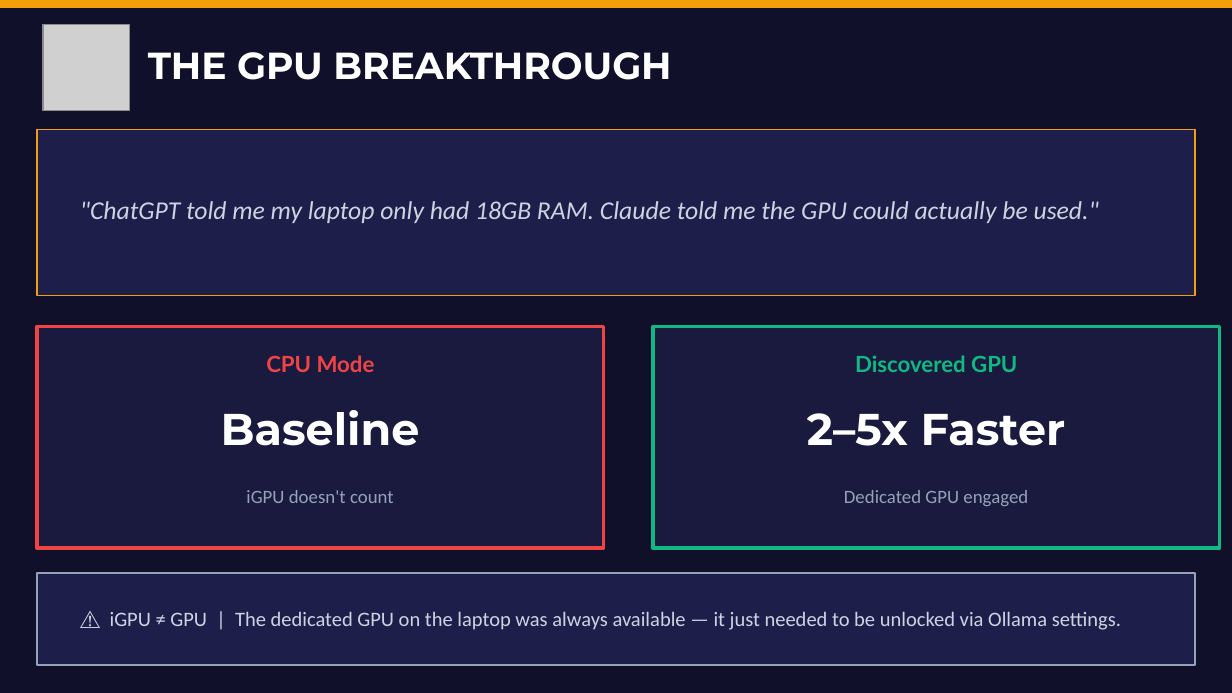
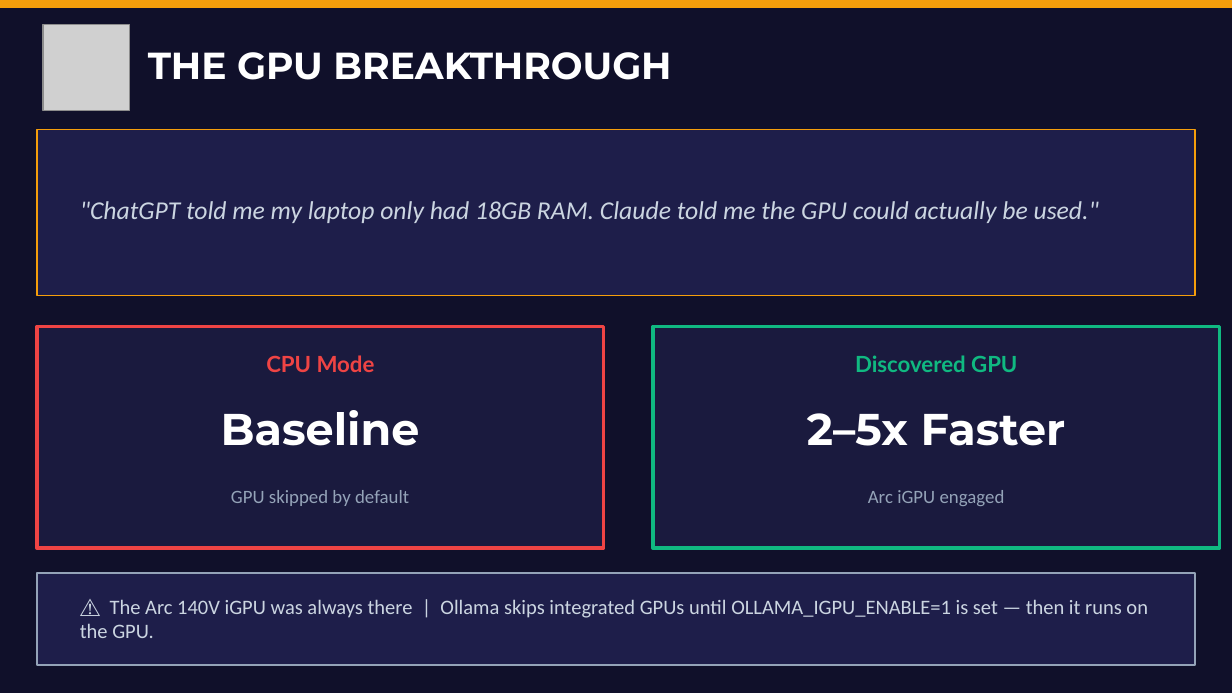
Before and after one commit to Adithya210207/personality-ai-chatbot, a slide deck: slide 5 of Documentary/Anime_personallity_ai_chatbox_My_Experience_Documentary.pptx. Drawn at 1232x693 pixels with LibreOffice and Linux fonts; fonts in the diff are those of the drawing; grey boxes stand for pictures. Boxes give left, top, right and bottom in pixels: in the first picture for what was removed or moved away, otherwise in the second. Text is boxed around its words. In the diff, an @@ line names an element or a change of style, - is before the commit and + after.

```diff
--- a/Documentary/Anime_personallity_ai_chatbox_My_Experience_Documentary.pptx
+++ b/Documentary/Anime_personallity_ai_chatbox_My_Experience_Documentary.pptx
@@ text at box(231, 490, 409, 506): text changed @@
-iGPU doesn't count
+GPU skipped by default
@@ text at box(868, 490, 1005, 506): text changed @@
-Dedicated GPU engaged
+Arc iGPU engaged
@@ text at box(80, 599, 1148, 638): text changed @@
-⚠ iGPU ≠ GPU | The dedicated GPU on the laptop was always available — it just needed to be unlocked via Ollama settings.
+⚠ The Arc 140V iGPU was always there | Ollama skips integrated GPUs until OLLAMA_IGPU_ENABLE=1 is set — then it runs on the GPU.
```
Also in this commit, not shown: 1 other slide changed, 11 other files.
